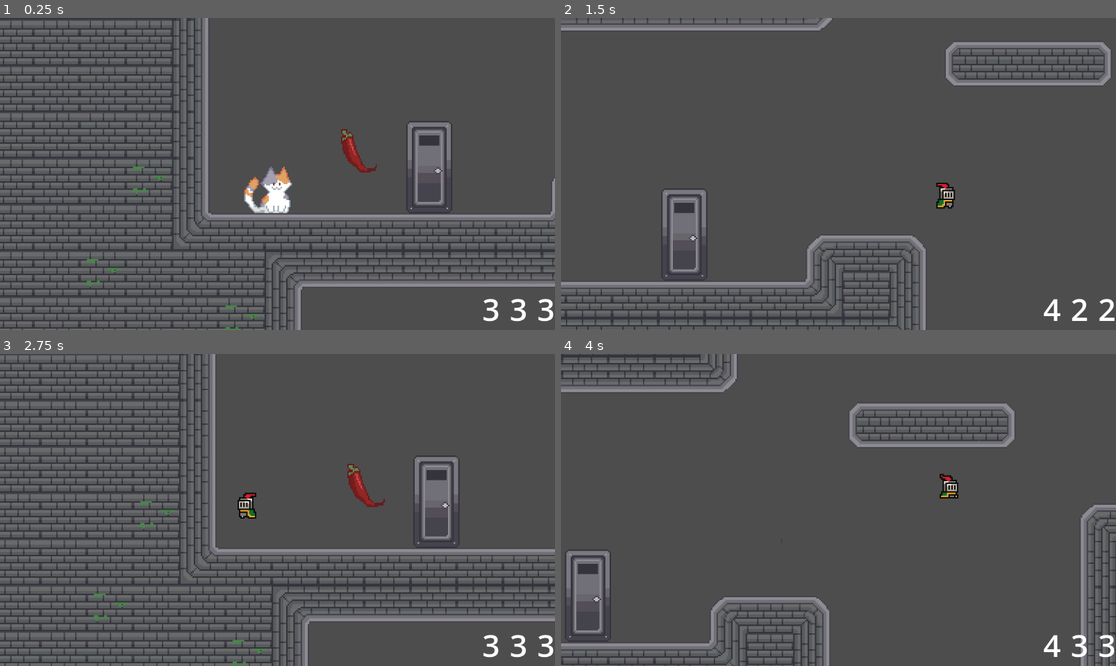
Above: before the commit, frames 1-4 (two rows, left to right).
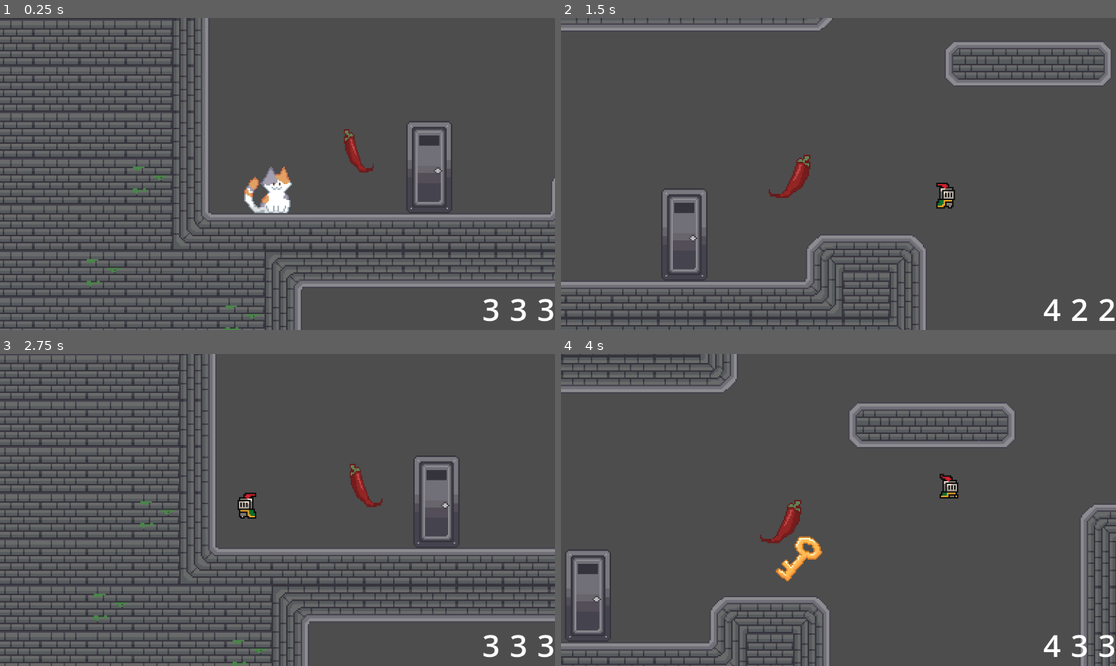
Above: after the commit, the same moments.

Repository: edencheung/CamJam2025
Game: Godot game, scene res://scenes/game.tscn
Two runs of this game, one before a commit and one after it. Both use one fixed random seed, a clock stepped at 60 frames per second and the inputs below.
Inputs:
- Up to frame 1 (0.25 s): no input
- Up to frame 2 (1.5 s): hold Right (move_right) from 0.53 s (still down); tap 0 (change_blue) at 0.6 s; tap Space (jump) at 0.77 s; tap 9 (change_green) at 1.35 s
- Up to frame 3 (2.75 s): tap Space (jump) at 1.52 s; release Right (move_right) at 2.03 s; hold Left (move_left) from 2.03 s (still down); tap 8 (change_red) at 2.1 s
- Up to frame 4 (4 s): release Left (move_left) at 2.78 s; hold Right (move_right) from 2.78 s (still down); tap Tab (dash) at 2.85 s; tap Space (jump) at 3.02, 3.77 s; hold Shift (grab) from 3.53 s (still down)

The runs differ from the first frame. In frame 1, 0.1% of the frame differs, in the area x 61-68%, y 35-50%; in frame 2, 0.4%; in frame 3, 0.1%; in frame 4, 0.8%, in the area x 35-48%, y 46-73%.

Commit message:
better rotations

Diff:
--- a/scripts/fruit.gd
+++ b/scripts/fruit.gd
@@ -34,7 +34,7 @@
 	if Engine.is_editor_hint():
 		update_color()
 	else:
-		$Sprite2D.scale = Vector2(0.5*(1+sin(time*3.14)), 1)
+		$Sprite2D.scale = Vector2(sin(time*3.14), 1)
 
 func _on_body_entered(body: Node2D) -> void:
 	if Engine.is_editor_hint():
--- a/scripts/key.gd
+++ b/scripts/key.gd
@@ -30,7 +30,7 @@
 	if Engine.is_editor_hint():
 		update_color()
 	else:
-		$Sprite2D.scale = Vector2(0.5*(1+sin(time*3.14)), 1)
+		$Sprite2D.scale = Vector2(sin(time*3.14), 1)
 
 func _on_body_entered(body: Node2D) -> void:
 	if Engine.is_editor_hint():
